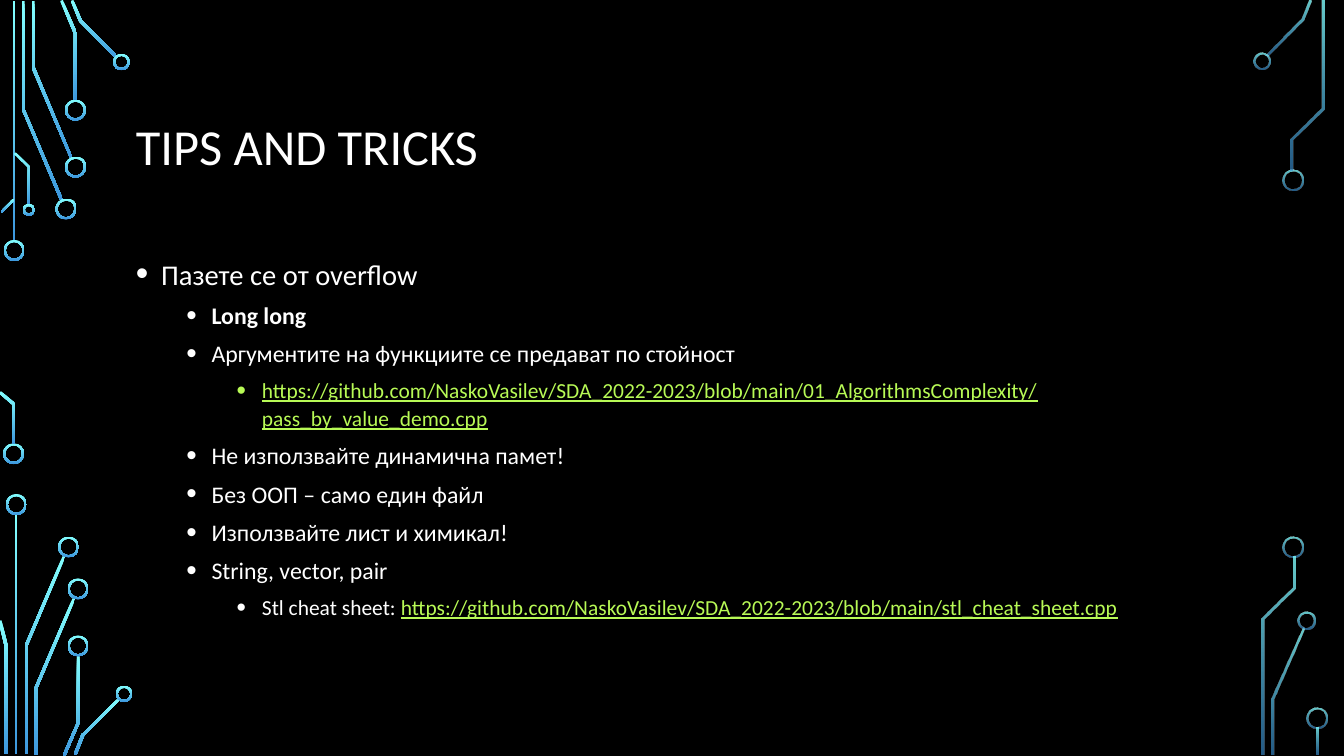
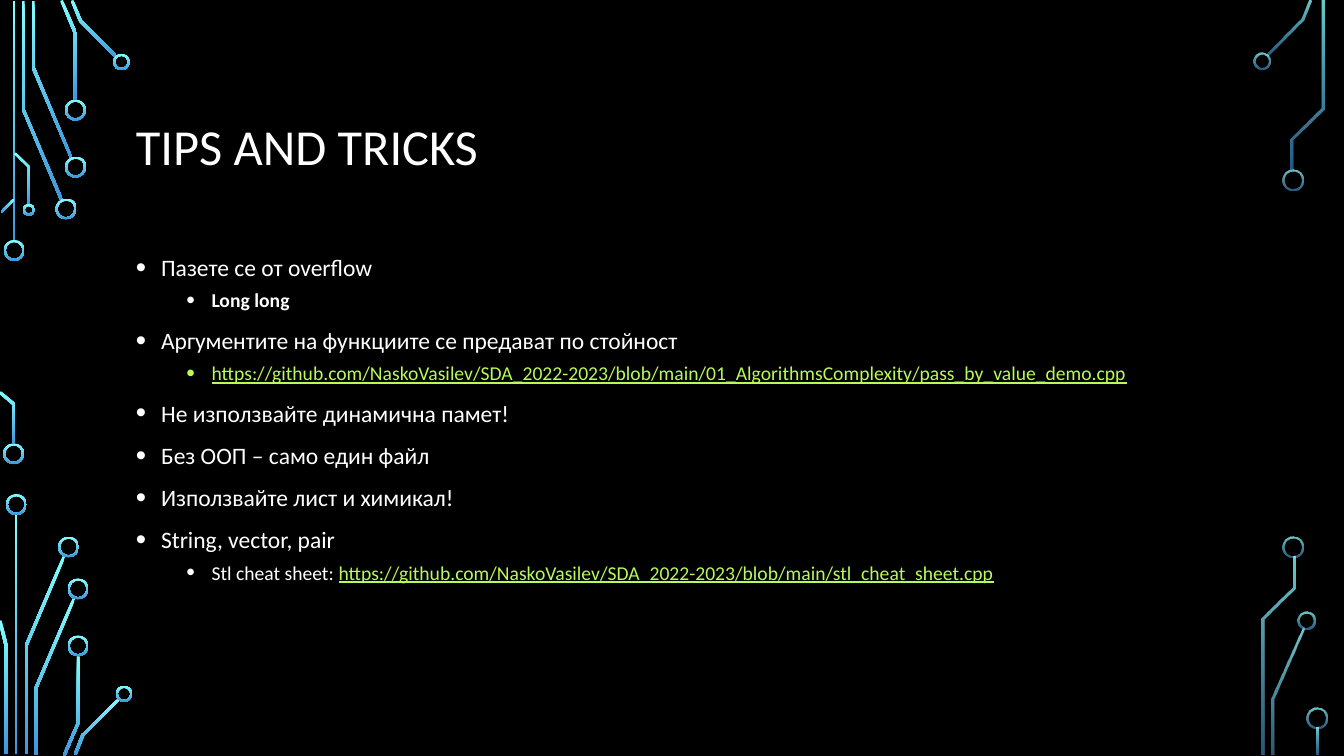
Before and after one commit to NaskoIT/SDA_2022-2023, a slide deck: slide 7 of 01_AlgorithmsComplexity/Nasko/01_Сложност на алгоритми.pptx. Drawn at 1344x756 pixels with LibreOffice and Linux fonts; fonts in the diff are those of the drawing; background and template pictures are left out. Boxes give left, top, right and bottom in pixels: in the first picture for what was removed or moved away, otherwise in the second. Text is boxed around its words. In the diff, an @@ line names an element or a change of style, - is before the commit and + after.

```diff
--- a/01_AlgorithmsComplexity/Nasko/01_Сложност на алгоритми.pptx
+++ b/01_AlgorithmsComplexity/Nasko/01_Сложност на алгоритми.pptx
@@ text "Пазете се от overflow" at bbox=[161, 259, 1126, 584]: size 20.4 to 16.8 pt in "Пазете се от overflow"; size 17 to 14 pt in "Long long"; size 17 to 16.8 pt in "Аргументите на функциите се предават по стойност", "Не използвайте динамична памет!", "Без ООП – само един файл", "Използвайте лист и химикал!" and 1 more places; size 15.3 to 14 pt in "https://github.com/NaskoVasilev/SDA_2022-2023/blob/main/01_A ...", "Stl cheat sheet: https://github.com/NaskoVasilev/SDA_2022-20 ..."; line spacing 1.1 to 1; list level 2 to 1 in "Аргументите на функциите се предават ..."; list level 3 to 2 in "https://github.com/NaskoVasilev/SDA_2022-2023/blob/main/01_A ..."; list level 2 to 1 in "Не използвайте динамична памет!"; list level 2 to 1 in "Без ООП – само един ..."; list level 2 to 1 in "Използвайте лист и химикал!"; list level 2 to 1 in "String, vector, pair"; list level 3 to 2 in "Stl cheat sheet: https://github.com/NaskoVasilev/SDA_2022-20 ..." @@
```
Also in this commit, not shown: 1 other slide changed.
